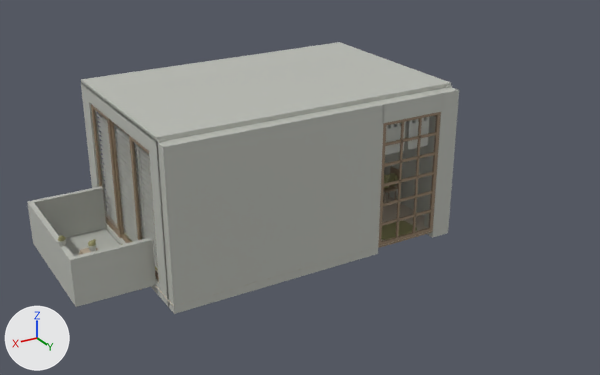
The FBX model Capstone/Assets/3D/new/funeral/home_funeral.fbx: old version first, new version second.
Before and after are seen from a 50 mm camera at (0.1076, 0.2023, 0.109) aimed at (0.0013, 0.025, 0.0204). The axes (+X, +Y, +Z) are drawn at lower left. The lights are the same throughout. Where no turn or scale is listed for an object, it has been applied to the vertices.

Before the edit, the objects in view are built like this:
```python
me_mesh_013 = bpy.data.meshes.new('Mesh.013')
me_mesh_013.from_pydata(...)  # 24 vertices, 14 faces; spans x -0.0444..0.0444, y -0.0324..0.0324, z 0.0
me_mesh_013.materials.append(mat_lambert135)  # light grey #c2b6a6
me_mesh_112 = bpy.data.meshes.new('Mesh.112')
me_mesh_112.from_pydata(...)  # 40 vertices, 20 faces; spans x -0.0092..0.0092, y -0.0002..0.0002, z -0.0124..0.0124
me_mesh_112.materials.append(mat_lambert21)  # brown #927d65
me_mesh_118 = bpy.data.meshes.new('Mesh.118')
me_mesh_118.from_pydata(...)  # 28 vertices, 24 faces; spans x -0.0106..0.0106, y -0.0202..0.0202, z -0.0066..0.0066
me_mesh_118.materials.append(mat_lambert45)  # grey #bcbeb6
ob_kidbedroom1_pplane155 = bpy.data.objects.new('kidbedroom1_pPlane155', me_mesh_013)
ob_kidbedroom1_pplane155.location = (-0.0019, 0.0, 0.0)
ob_kidbedroom1_pplane159 = bpy.data.objects.new('kidbedroom1_pPlane159', me_mesh_118)
ob_kidbedroom1_pplane159.location = (0.0528, 0.0, 0.0066)
ob_pplane683 = bpy.data.objects.new('pPlane683', me_mesh_112)
ob_pplane683.location = (-0.0303, 0.0318, 0.0185)
# also in view: 'pPlane563' at (0.011, 0.0303, 0.0199); 'pPlane561' at (-0.002, 0.0001, 0.0428); 'kidbedroom1_pPlane158' at (-0.0303, 0.0263, 0.0001); 'pPlane674' at (-0.0303, 0.0318, 0.0185); 'pPlane649' at (-0.0303, 0.0303, 0.0396)
```
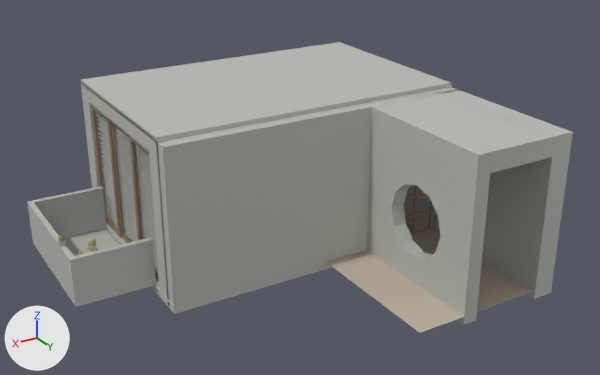
Commit message: funeral
funeral

What differs and where, as boxes [x1, y1, x2, y2] in the pictures (600 x 375 px):
'polySurface714', added
    after: [367, 104, 492, 325]
'pPlane693', added
    after: [433, 89, 573, 299]
'kidbedroom1_pPlane160', added
    after: [327, 231, 534, 333]
'pPlane694', added
    after: [384, 93, 555, 173]
'pPlane685', unchanged, covered by the edit
    before: [424, 87, 459, 238]
    after: [424, 87, 458, 228]
'pPlane648', unchanged, covered by the edit
    before: [383, 86, 452, 217]
    after: [404, 86, 452, 217]
'pPlane649', unchanged, covered by the edit
    before: [376, 90, 444, 123]
    after: [376, 90, 442, 104]
'pPlane674', unchanged, covered by the edit
    before: [378, 112, 441, 248]
    after: [410, 200, 434, 236]

The change, as a list of edits to the scene's bpy script:
```text
Add me_mesh_116_1:
    me_mesh_116_1.from_pydata(...)  # 12 vertices, 10 faces; spans x -0.003..0.003, y -0.021..0.021, z -0.0223..0.0223
    me_mesh_116_1.materials.append(mat_lambert45)  # grey #bcbeb6
Add me_mesh_117_1:
    me_mesh_117_1.from_pydata(...)  # 30 vertices, 28 faces; spans x -0.0103..0.0103, y -0.021..0.021, z -0.0026..0.0026
    me_mesh_117_1.materials.append(mat_lambert45)  # grey #bcbeb6
Add me_mesh_127:
    me_mesh_127.from_pydata(...)  # 46 vertices, 50 faces; spans x -0.002..0.002, y -0.021..0.021, z -0.0223..0.0223
    me_mesh_127.materials.append(mat_lambert45)  # grey #bcbeb6
Add me_mesh_118_1:
    me_mesh_118_1.from_pydata([(-0.0218, -0.021, 0.0), (-0.0218, 0.021, 0.0), (0.0059, -0.021, 0.0), (0.0059, 0.021, 0.0), (0.0218, 0.021, 0.0), (0.0218, -0.021, 0.0), (-0.0176, -0.021, 0.0), (-0.0176, 0.021, 0.0), (-0.0059, -0.021, 0.0), (-0.0059, 0.021, 0.0)], [], [(6, 7, 1, 0), (4, 3, 2, 5), (8, 9, 7, 6), (2, 3, 9, 8)])
    me_mesh_118_1.materials.append(mat_lambert135)  # light grey #c2b6a6
Add ob_pplane693:
    ob_pplane693 = bpy.data.objects.new('pPlane693', me_mesh_116_1)
    ob_pplane693.location = (-0.0433, 0.0524, 0.0199)
Add ob_pplane694:
    ob_pplane694 = bpy.data.objects.new('pPlane694', me_mesh_117_1)
    ob_pplane694.location = (-0.0303, 0.0524, 0.0396)
Add ob_polysurface714:
    ob_polysurface714 = bpy.data.objects.new('polySurface714', me_mesh_127)
    ob_polysurface714.location = (-0.0184, 0.0524, 0.0199)
Add ob_kidbedroom1_pplane160:
    ob_kidbedroom1_pplane160 = bpy.data.objects.new('kidbedroom1_pPlane160', me_mesh_118_1)
    ob_kidbedroom1_pplane160.location = (-0.0244, 0.0524, 0.0)
```
